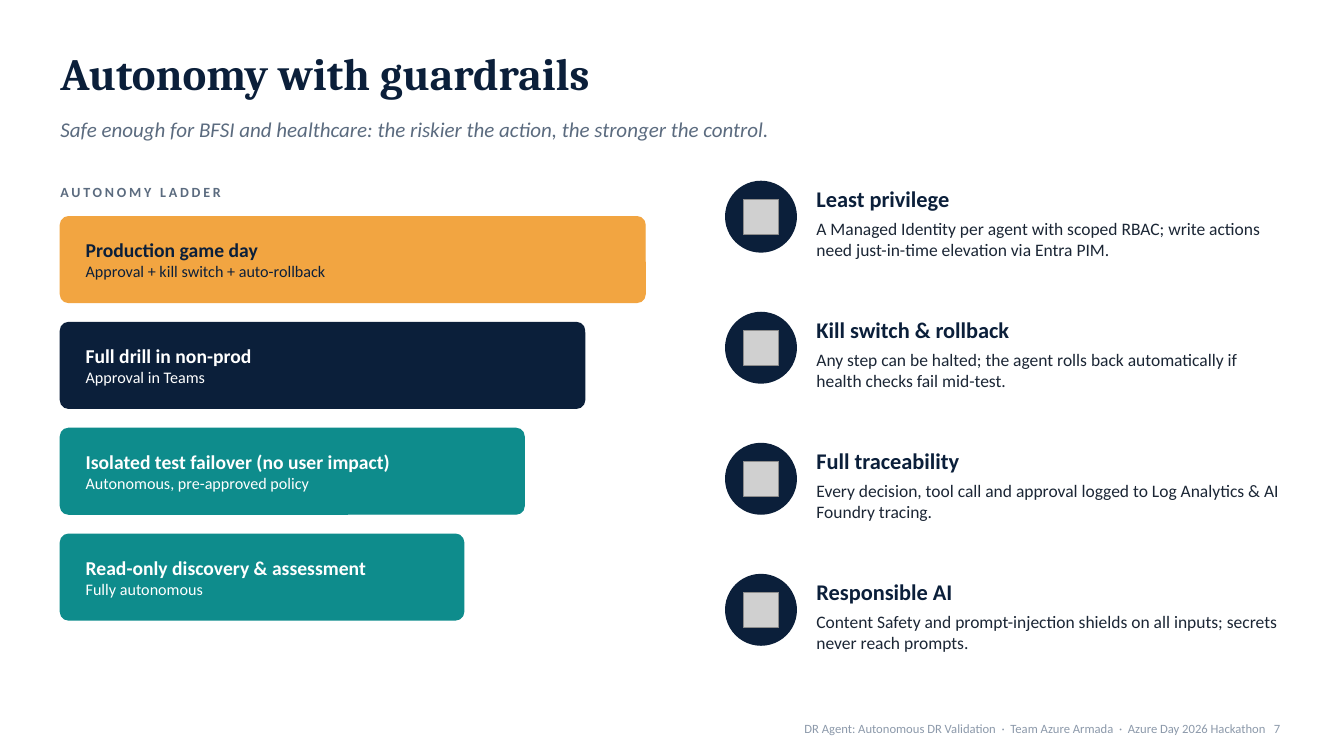
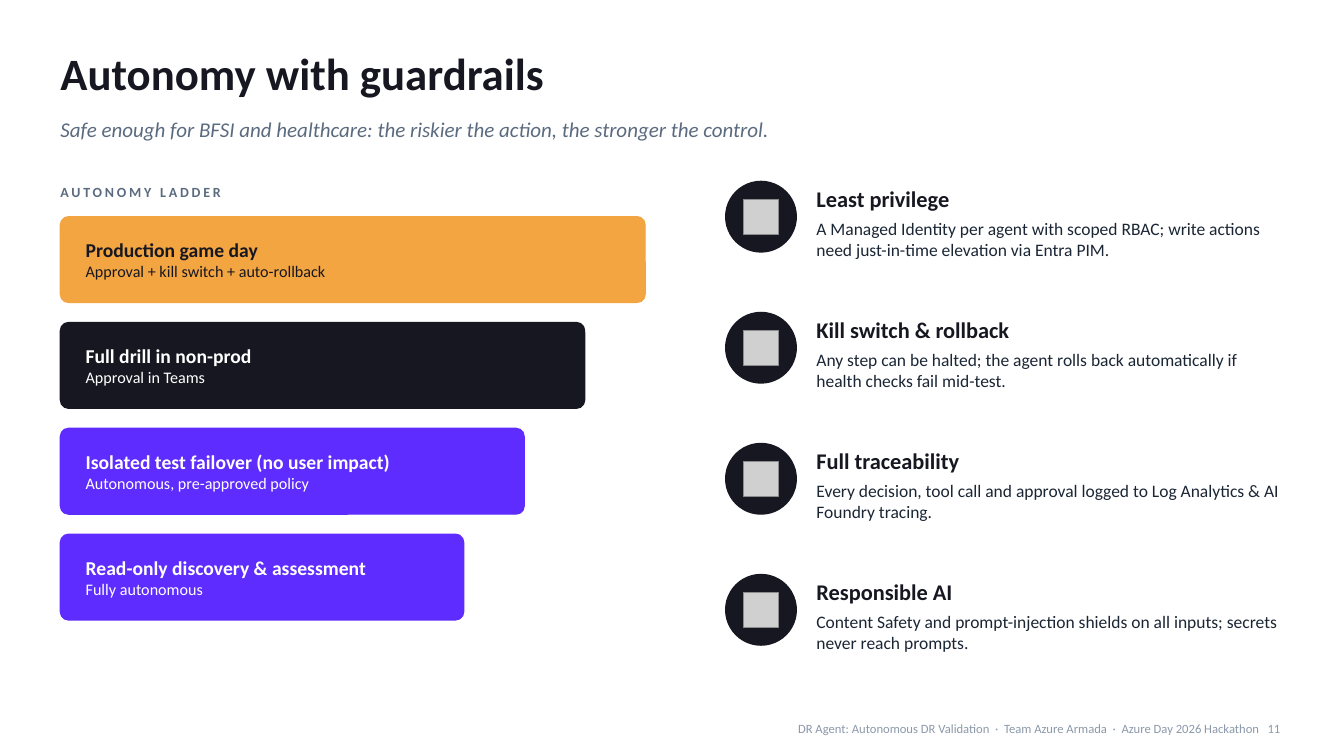
Before and after one commit to kishalr-virtusa/Azure-Armada, a slide deck: slide 11 of docs/deck/DR-Agent-Azure-Day-2026.pptx (slide 7 before the commit). Drawn at 1344x756 pixels with LibreOffice and Linux fonts; fonts in the diff are those of the drawing; grey boxes stand for pictures. Boxes give left, top, right and bottom in pixels: in the first picture for what was removed or moved away, otherwise in the second. Text is boxed around its words. In the diff, an @@ line names an element or a change of style, - is before the commit and + after.

```diff
--- a/docs/deck/DR-Agent-Azure-Day-2026.pptx
+++ b/docs/deck/DR-Agent-Azure-Day-2026.pptx
@@ text "Autonomy with guardrails" at box(60, 58, 544, 98): font Cambria to Calibri, text colour #0B1F3A to #171721 @@
@@ rounded rectangle at box(60, 429, 524, 514): fill #0E8C8C to #5E2CFE; outline #0E8C8C 1 pt to #5E2CFE 1 pt @@
@@ rounded rectangle at box(60, 534, 464, 620): fill #0E8C8C to #5E2CFE; outline #0E8C8C 1 pt to #5E2CFE 1 pt @@
@@ fill #0B1F3A to #171721; outline #0B1F3A 1 pt to #171721 1 pt in 5 elements at box(60, 323, 585, 408), box(726, 181, 797, 252), box(726, 313, 797, 383), box(726, 444, 797, 514), box(726, 575, 797, 645) @@
@@ text colour #0B1F3A to #171721 in 5 elements at box(86, 243, 325, 280), box(816, 191, 950, 211), box(816, 322, 1010, 338), box(816, 453, 959, 473), box(816, 584, 952, 604) @@
@@ text at box(798, 724, 1281, 735): text changed @@
-DR Agent: Autonomous DR Validation · Team Azure Armada · Azure Day 2026 Hackathon 7
+DR Agent: Autonomous DR Validation · Team Azure Armada · Azure Day 2026 Hackathon 11
```
Also in this commit, not shown: 8 other slides changed, 6 slides added, 1 slide removed, 4 other files.
